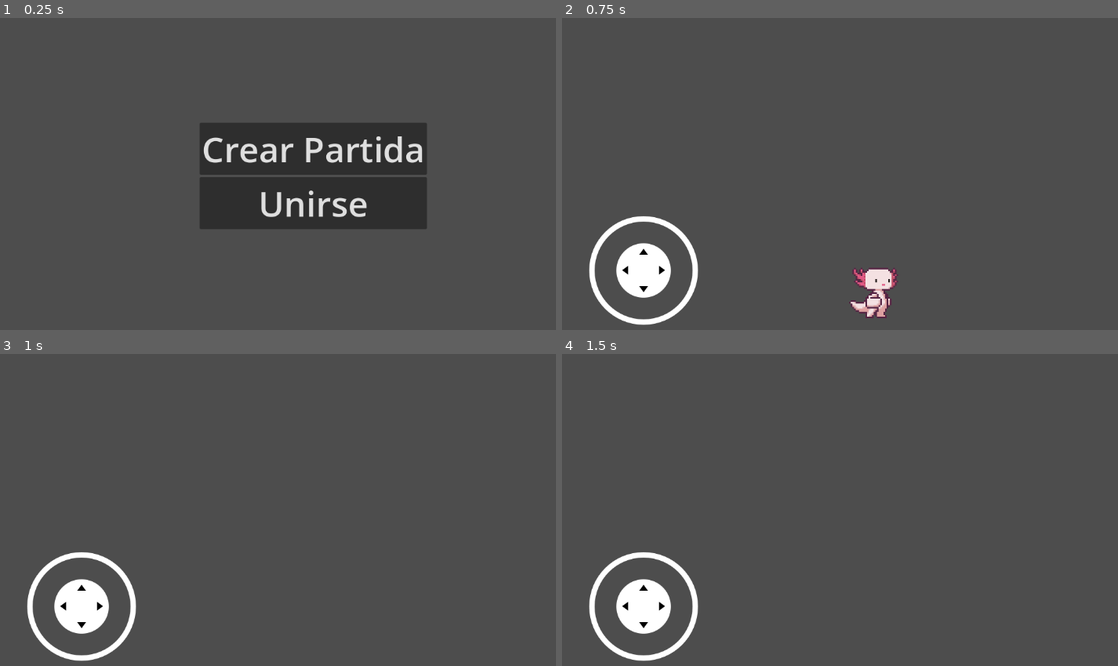
Above: before the commit, frames 1-4 (two rows, left to right).
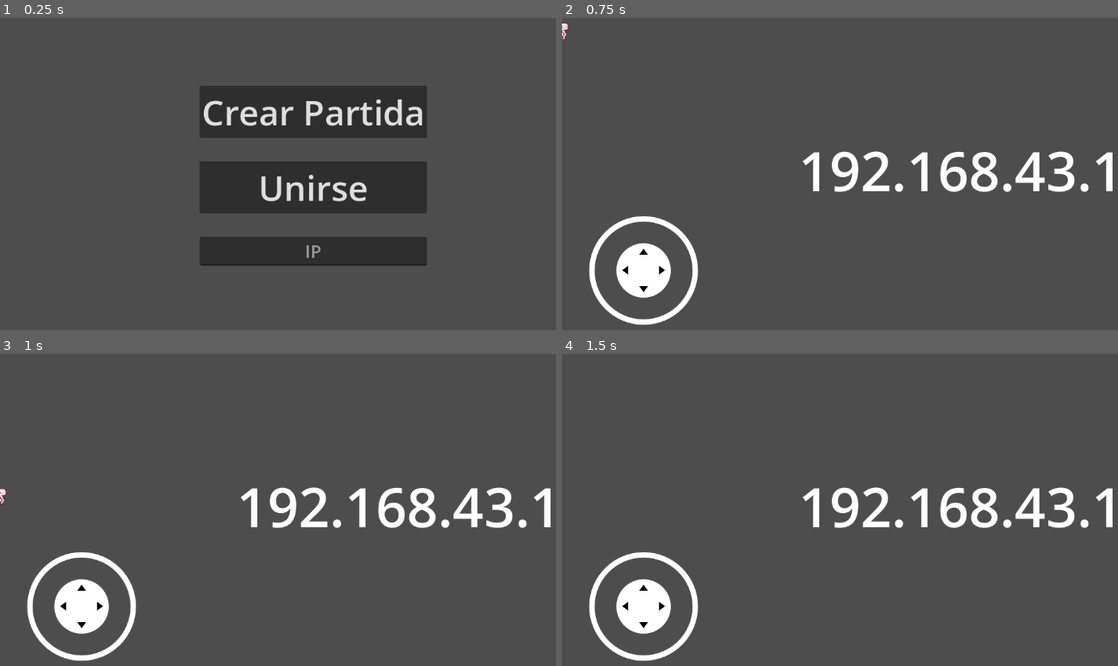
Above: after the commit, the same moments.

Repository: FelixGamerFG/Wasteland-Apocalypse-Zombies
Game: Godot game, scene res://scenes/main_scene.tscn
Same seed, same stepped clock (60 frames per second), same inputs: the game is played once before the commit and once after it.
Inputs (mouse positions are in pixels of both pictures, inside the frame that each line leads up to):
- Up to frame 1 (0.25 s): no input
- Up to frame 2 (0.75 s): click "Crear Partida" at 0.5 s
- Up to frame 3 (1 s): no input
- Up to frame 4 (1.5 s): tap Enter at 1.25 s; move the mouse to (1012, 494) at 1.27 s; hold Right (ui_right) from 1.28 s (still down); click (1012, 494) at 1.42 s

The runs differ from the first frame. In frame 1, 15% of the frame differs, in the area x 35-77%, y 21-80%; in frame 2, 3.6%; in frame 3, 2.6%; in frame 4, 2.6%.

Commit message:
implementacion de ip

Diff:
--- a/Scripts/MainsST/main_scene.gd
+++ b/Scripts/MainsST/main_scene.gd
@@ -1,29 +1,43 @@
 extends Node
 
 @onready var menu = $CenterContainer
+@onready var IP_edit = $CenterContainer/VBoxContainer/LineEdit
+
 var peer : ENetMultiplayerPeer = ENetMultiplayerPeer.new()
 
-var port = "192.168.0.0" #for gpa
+var IP_ADRESS = "localhost" #for gpa
+var PORT = 3500
 
 
 func _ready() -> void:
 	pass
 
+func _process(delta: float) -> void:
+	$textMap.text = IP_ADRESS
+
+##Por ahora no funciona
+	if IP_edit.text == "":
+		IP_ADRESS = "192.168.43.1"
+
+	if IP_edit.text == "1":
+		IP_ADRESS = "localhost"
 
 func _on_host_pressed() -> void:
-	peer.create_server(3500,5)
+	peer.create_server(PORT,5)
 	multiplayer.multiplayer_peer = peer
 	multiplayer.peer_connected.connect(_on_peer_connected)
 	_on_peer_connected()
 	menu.hide()
 
 func _on_join_pressed() -> void:
-	peer.create_client("localhost", 3500)
+	peer.create_client(IP_ADRESS,PORT)
 	multiplayer.multiplayer_peer = peer
 	menu.hide()
 
 
 func _on_peer_connected(id : int = 1):
+	$textMap.visible = true
+	IP_ADRESS = IP_edit.text
 	var player_scene = preload("res://scenes/characters/players/pj.tscn").instantiate()
 	player_scene.name = str(id)
 	add_child(player_scene, true)
--- a/scenes/characters/players/pj.tscn
+++ b/scenes/characters/players/pj.tscn
@@ -97,6 +97,7 @@
 
 [node name="Camara" type="Camera2D" parent="."]
 position = Vector2(0, -33)
+enabled = false
 zoom = Vector2(3, 3)
 position_smoothing_enabled = true
 position_smoothing_speed = 6.0
--- a/scenes/main_scene.tscn
+++ b/scenes/main_scene.tscn
@@ -14,6 +14,8 @@
 
 [node name="VBoxContainer" type="VBoxContainer" parent="CenterContainer"]
 layout_mode = 2
+theme_override_constants/separation = 43
+alignment = 1
 
 [node name="host" type="Button" parent="CenterContainer/VBoxContainer"]
 layout_mode = 2
@@ -25,6 +27,12 @@
 layout_mode = 2
 theme_override_font_sizes/font_size = 64
 text = "Unirse"
+
+[node name="LineEdit" type="LineEdit" parent="CenterContainer/VBoxContainer"]
+layout_mode = 2
+theme_override_font_sizes/font_size = 32
+placeholder_text = "IP"
+alignment = 1
 
 [node name="MultiplayerSpawner" type="MultiplayerSpawner" parent="."]
 spawn_path = NodePath("..")
